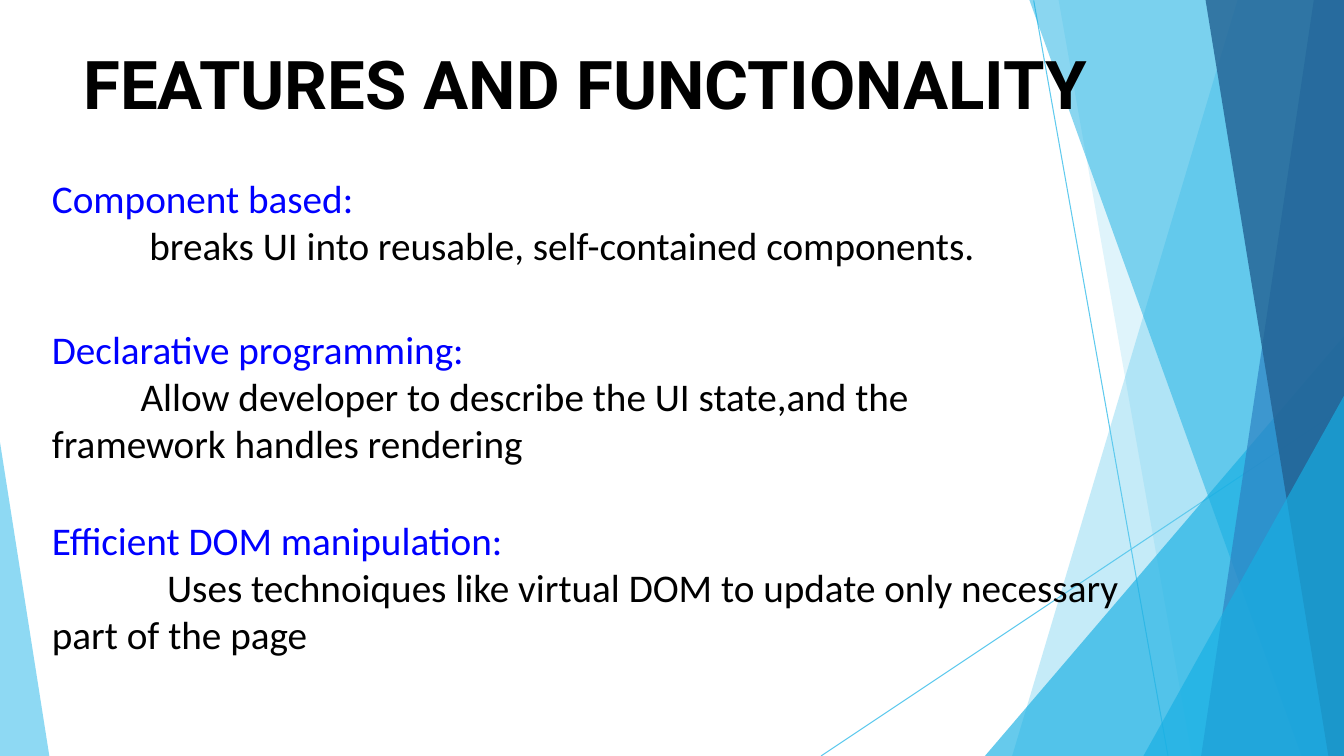
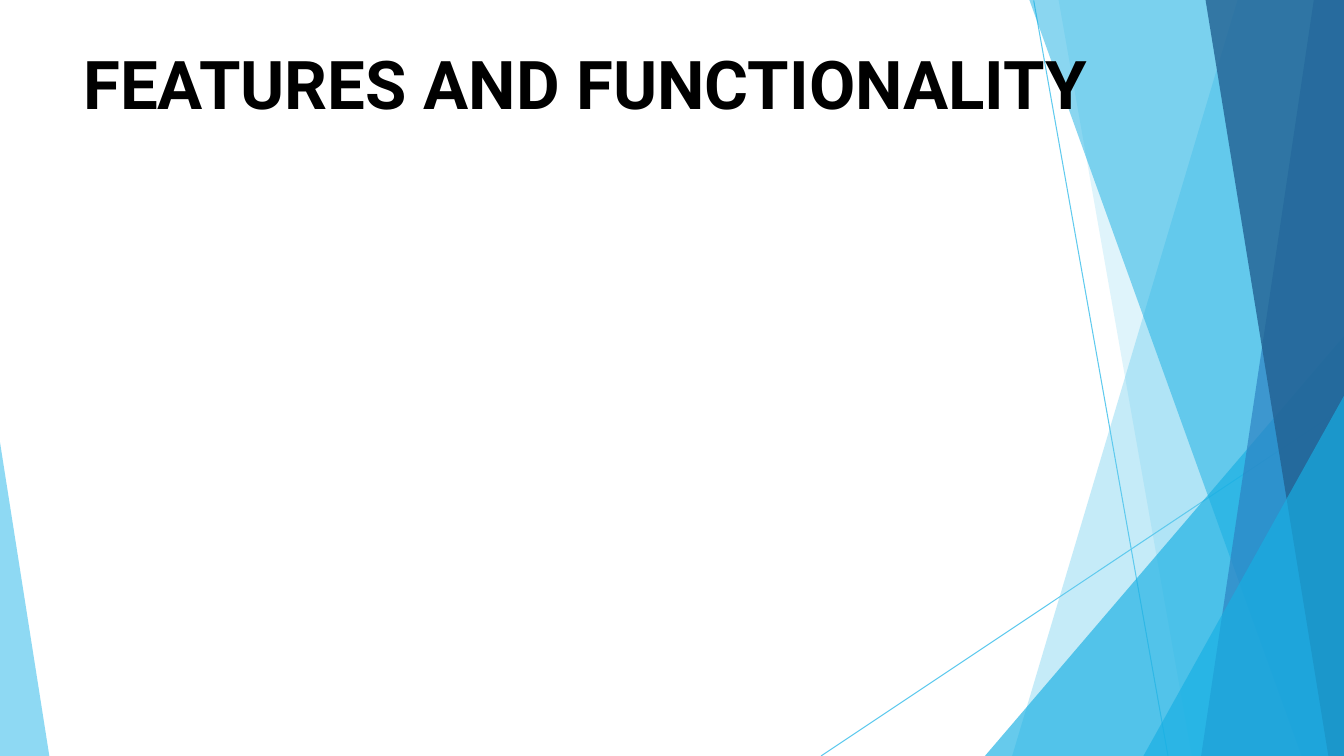
Before and after one commit to prabhakaran8518-ops/Priya-.p, a slide deck: slide 9 of PPT FWD TNSDC 2025 (1).pptx. Drawn at 1344x756 pixels with LibreOffice and Linux fonts; fonts in the diff are those of the drawing. Boxes give left, top, right and bottom in pixels: in the first picture for what was removed or moved away, otherwise in the second. Text is boxed around its words. In the diff, an @@ line names an element or a change of style, - is before the commit and + after.

```diff
--- a/PPT FWD TNSDC 2025 (1).pptx
+++ b/PPT FWD TNSDC 2025 (1).pptx
@@ text removed at <box>52,185,974,267</box> @@
-Component based:
-breaks UI into reusable, self-contained components.
@@ text removed at <box>52,336,908,465</box> @@
-Declarative programming:
-Allow developer to describe the UI state,and the framework handles rendering
@@ text removed at <box>52,527,1118,656</box> @@
-Efficient DOM manipulation:
-Uses technoiques like virtual DOM to update only necessary part of the page
```
Also in this commit, not shown: 9 other slides changed.
